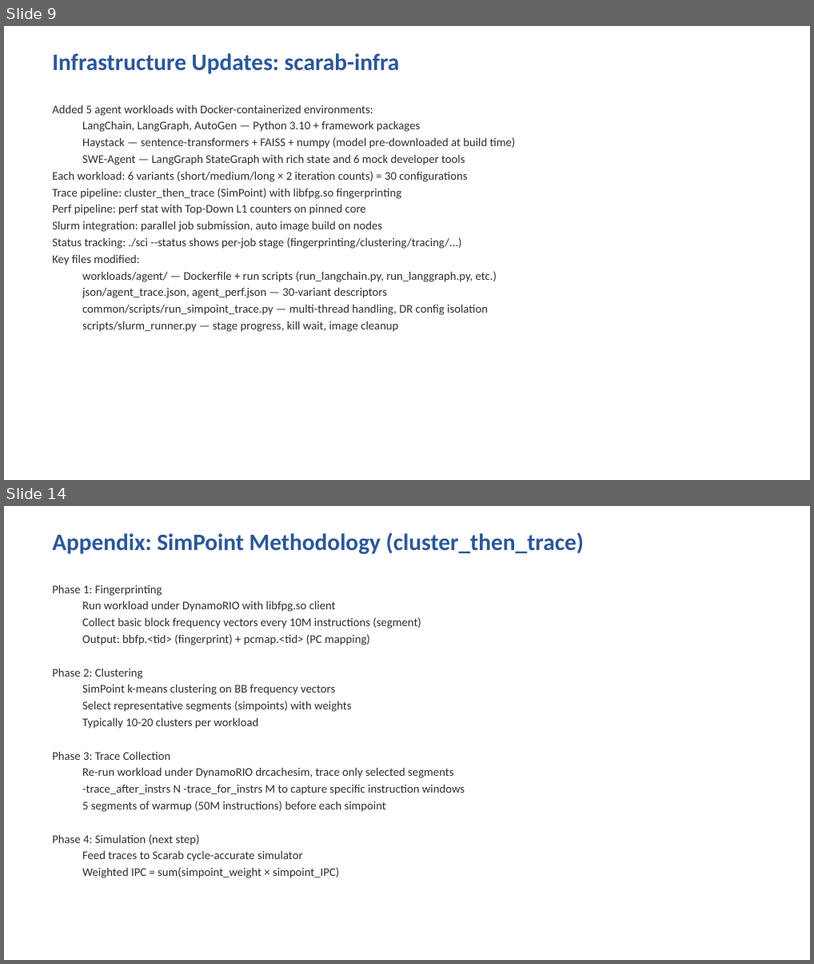
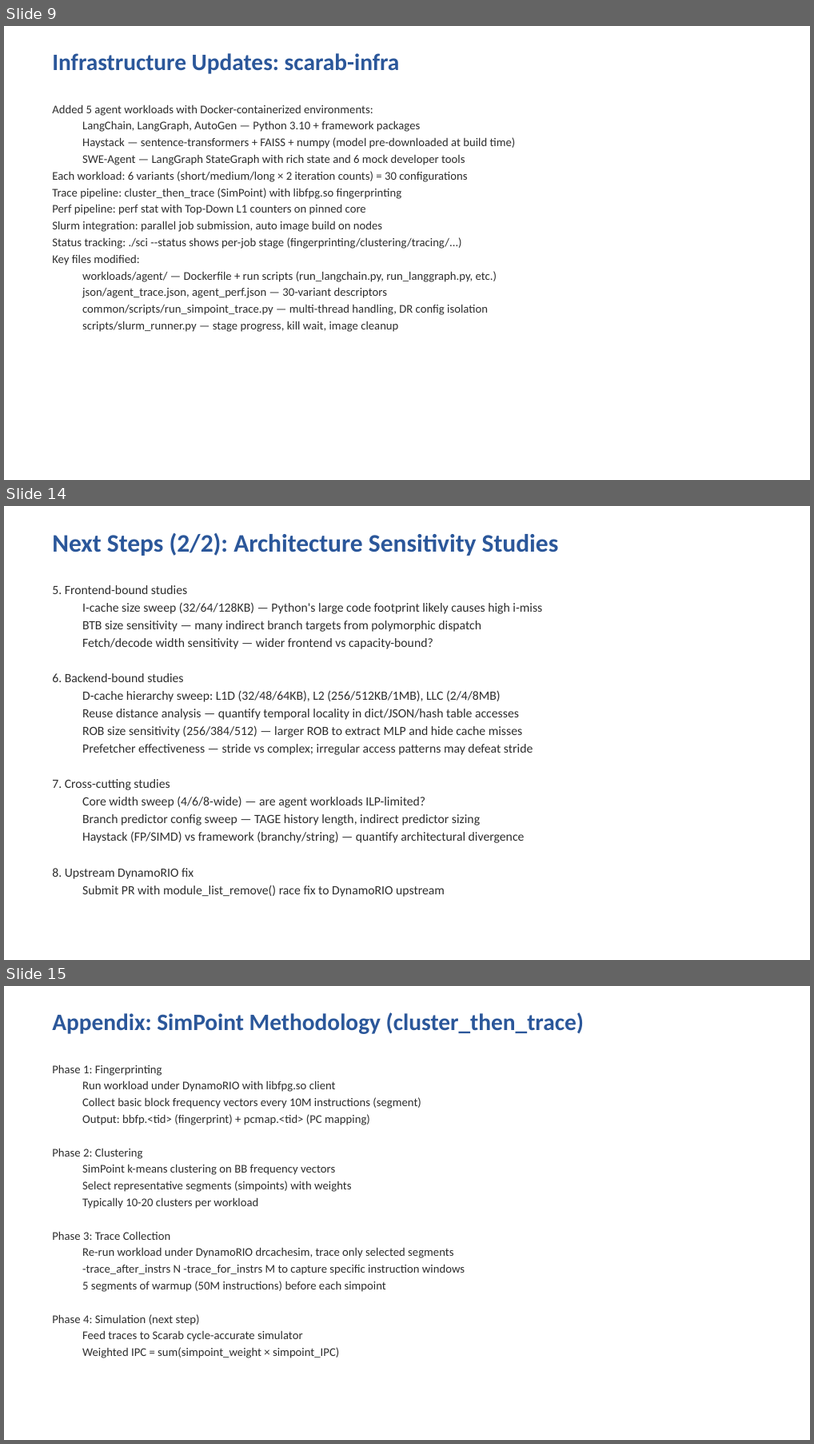
Before and after one commit to litz-lab/scarab-infra, a slide deck: docs/agent_cpu_evaluation.pptx. Shown one above the other, each under a label of ours: slides 9 and 14 before the commit, slides 9, 14 and 15 after it; the slides between them are not shown. The pictures are 814x964 and 814x1444 pixels, drawn with LibreOffice and Linux fonts; fonts in the diff are those of the drawing. Boxes give left, top, right and bottom in pixels: in the first picture for what was removed or moved away, otherwise in the second. Text is boxed around its words. In the diff, an @@ line names an element or a change of style, - is before the commit and + after.

Commit message:
Update presentation with DR root cause fix, Google Slides compat, and stage detection

```diff
--- a/docs/agent_cpu_evaluation.pptx
+++ b/docs/agent_cpu_evaluation.pptx
@@ slide 14 added at box(4, 506, 810, 960), background #FFFFFF @@
@@ text added at box(52, 533, 559, 556), 30 pt, text #2B579A, bold @@
+Next Steps (2/2): Architecture Sensitivity Studies
@@ text added at box(52, 585, 542, 896), 15 pt, text #2D2D2D @@
+5. Frontend-bound studies
+  I-cache size sweep (32/64/128KB) — Python's large code footprint likely causes high i-miss
+  BTB size sensitivity — many indirect branch targets from polymorphic dispatch
+  Fetch/decode width sensitivity — wider frontend vs capacity-bound?
+6. Backend-bound studies
+  D-cache hierarchy sweep: L1D (32/48/64KB), L2 (256/512KB/1MB), LLC (2/4/8MB)
+  Reuse distance analysis — quantify temporal locality in dict/JSON/hash table accesses
+  ROB size sensitivity (256/384/512) — larger ROB to extract MLP and hide cache misses
+  Prefetcher effectiveness — stride vs complex; irregular access patterns may defeat stride
+7. Cross-cutting studies
+  Core width sweep (4/6/8-wide) — are agent workloads ILP-limited?
+  Branch predictor config sweep — TAGE history length, indirect predictor sizing
+  Haystack (FP/SIMD) vs framework (branchy/string) — quantify architectural divergence
+8. Upstream DynamoRIO fix
+  Submit PR with module_list_remove() race fix to DynamoRIO upstream
@@ what was slide 14 is now slide 15 @@
```
Also in this commit, not shown: 5 slides changed, 2 other files.
